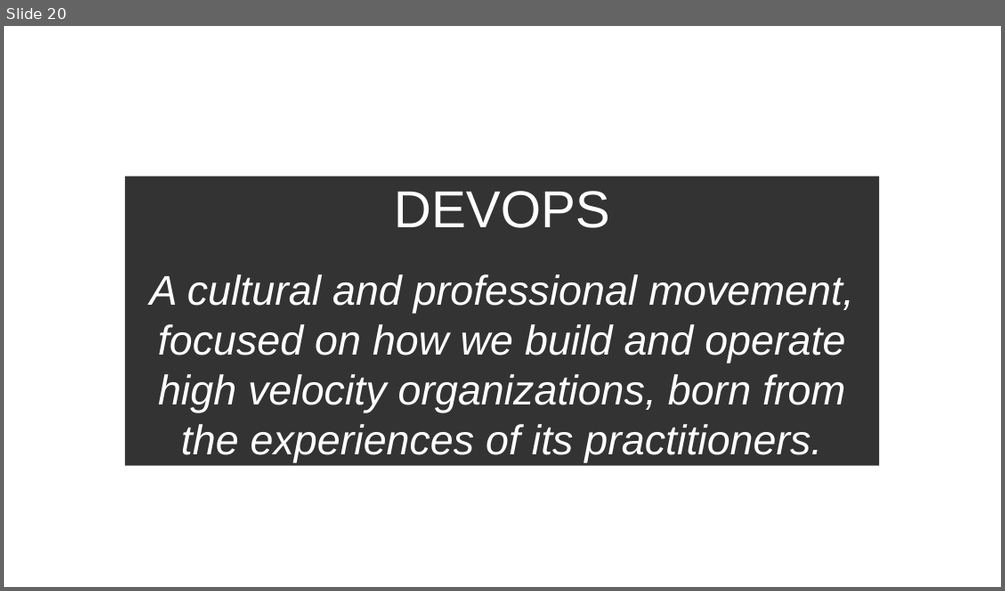
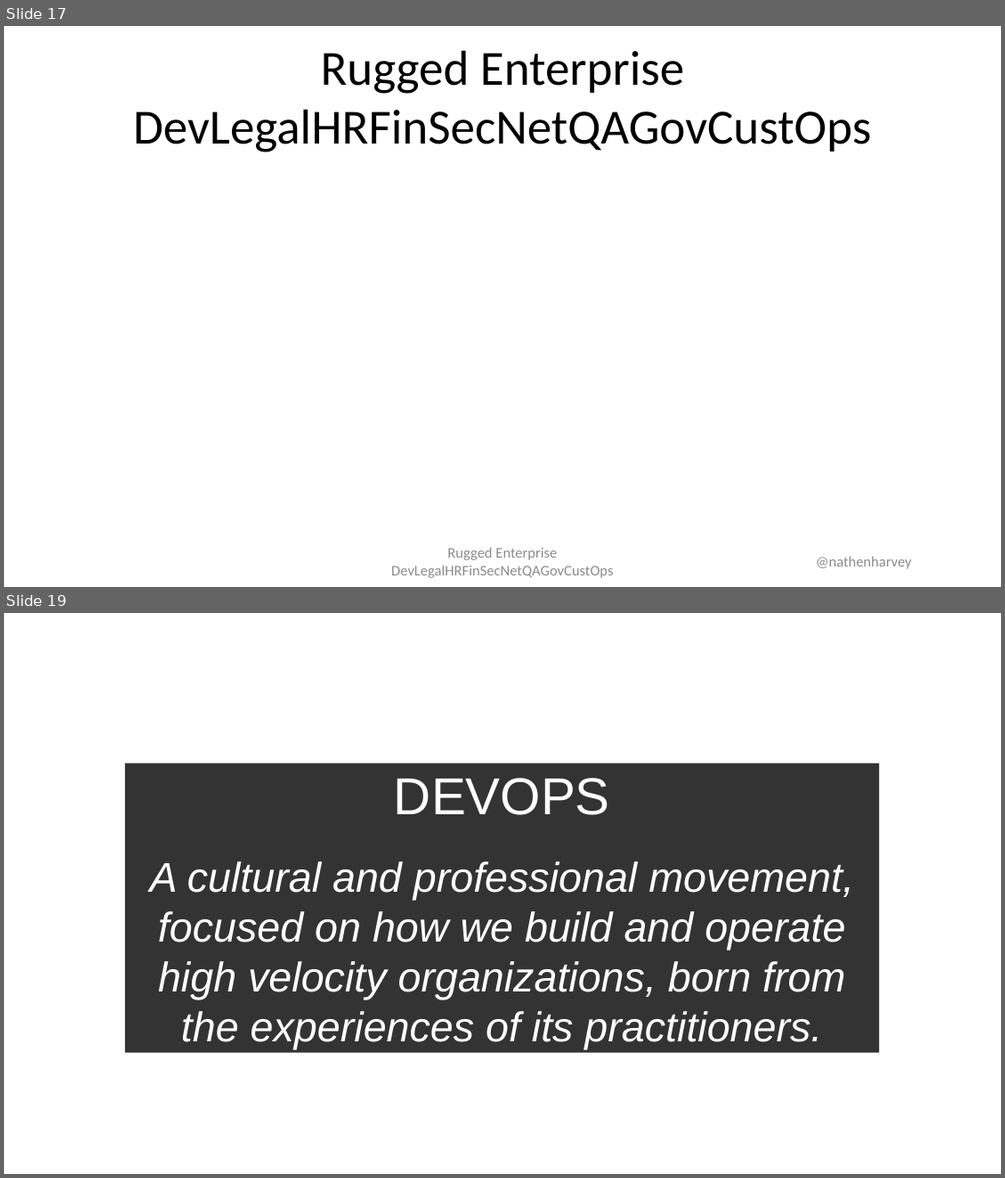
Before and after one commit to nathenharvey/devopsdays-austin-2016-presentations, a slide deck: Rugged Enterprise DevSecNetQAGovOps - Nathen Harvey - Ignite.pptx. Shown one above the other, each under a label of ours: slide 20 before the commit, slides 17 and 19 after it; the slides between them are not shown. The pictures are 1005x591 and 1005x1178 pixels, drawn with LibreOffice and Linux fonts; fonts in the diff are those of the drawing; background and template pictures are left out. Boxes give left, top, right and bottom in pixels: in the first picture for what was removed or moved away, otherwise in the second. Text is boxed around its words. In the diff, an @@ line names an element or a change of style, - is before the commit and + after.

```diff
--- a/Rugged Enterprise DevSecNetQAGovOps - Nathen Harvey - Ignite.pptx
+++ b/Rugged Enterprise DevSecNetQAGovOps - Nathen Harvey - Ignite.pptx
@@ slide 17 added at (x1=4, y1=26, x2=1001, y2=587), background #FFFFFF @@
@@ title added at (x1=133, y1=50, x2=871, y2=152), 56.7 pt, text #000000 @@
+Rugged Enterprise DevLegalHRFinSecNetQAGovCustOps
@@ text added at (x1=391, y1=547, x2=613, y2=578), 17 pt, text #8C8C8C @@
+Rugged Enterprise DevLegalHRFinSecNetQAGovCustOps
@@ text added at (x1=816, y1=556, x2=912, y2=569), 17 pt, text #8C8C8C @@
+@nathenharvey
@@ what was slide 20 is now slide 19 @@
```
Also in this commit, not shown: 6 slides changed, 12 other slides added, 13 slides removed, 2 other files.
